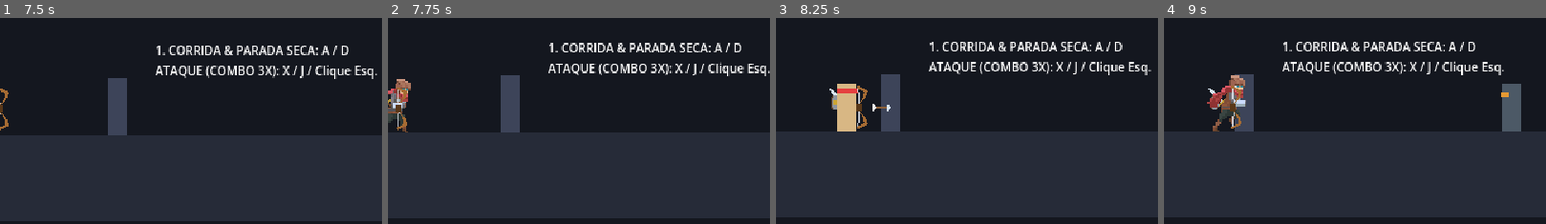
Above: before the commit, frames 1-4 (left to right).
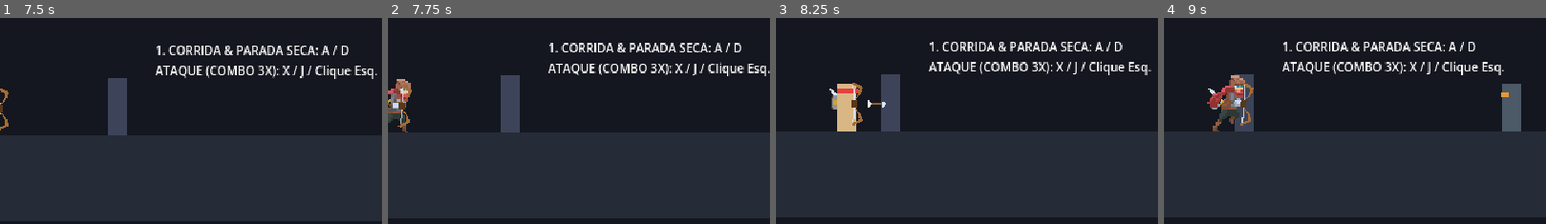
Above: after the commit, the same moments.

Repository: Theadrill/Godot-Roguelike-Prototype
Game: Godot game, scene res://src/world/movement_gym.tscn
Two runs of this game, one before a commit and one after it. Both use one fixed random seed, a clock stepped at 60 frames per second and the inputs below.
Inputs (mouse positions are % of the whole screen's width and height, from its top left):
- Up to frame 1 (7.5 s): tap A (move_left) at 0.5, 1.25, 2, 3.5, 4.25 s; move the mouse to (72, 47) at 0.52 s; press the mouse at (72, 47) at 0.53 s; hold D (move_right) 0.53-2.03 s; tap Space (jump) at 0.77, 1.52, 3.02, 3.77, 4.52, 6.02, 6.77 s; move the mouse to (30, 57) at 1.27 s; release the mouse at (30, 57) at 1.28 s; right-click (30, 57) at 1.35 s; move the mouse to (60, 29) at 2.02 s; hold A (move_left) 2.03-2.78 s; tap Q (heal) at 2.1 s; move the mouse to (45, 73) at 2.77 s; hold D (move_right) 2.78-4.28 s; tap E (interact) at 2.85 s; click (45, 73) at 2.92 s; move the mouse to (80, 68) at 3.52 s; hold Keypad 2 (look_down) 3.53-4.28 s; move the mouse to (20, 36) at 4.27 s; hold A (move_left) 4.28-5.03 s; tap Keypad 4 (look_left) at 4.35 s; move the mouse to (55, 52) at 5.02 s; hold D (move_right) 5.03-5.78 s; tap Keypad 6 (look_right) at 5.1 s; click (55, 52) at 5.17 s; move the mouse to (35, 26) at 5.77 s; hold A (move_left) 5.78-7.28 s; tap Keypad 8 (look_up) at 5.85 s; move the mouse to (72, 47) at 6.52 s; hold Shift (roll) 6.53-7.28 s; move the mouse to (30, 57) at 7.27 s; hold D (move_right) from 7.28 s (still down); tap 1 (swap_weapon) at 7.35 s; click (30, 57) at 7.42 s
- Up to frame 2 (7.75 s): keep holding D (move_right); tap Space (jump) at 7.52 s
- Up to frame 3 (8.25 s): keep holding D (move_right); move the mouse to (60, 29) at 8.02 s; tap J at 8.1 s
- Up to frame 4 (9 s): keep holding D (move_right); move the mouse to (45, 73) at 8.77 s; tap K at 8.85 s
The pictures show only the part of the screen within x 47-97%, y 41-91%; the shares and areas given below are measured in that part.

Frame 1 is identical in both runs. In frame 2, 0.4% of the frame differs, in the area x 2-7%, y 32-55%; in frame 3, 0.6%, in the area x 19-30%, y 31-54%; in frame 4, 0.5%.

Commit message:
feat(calibration): fine-tune weapon socket profiles (axe, bow, crossbow, dagger, hammer, staff)

Diff:
--- a/src/entities/equipment/socket_profiles/axe.tres
+++ b/src/entities/equipment/socket_profiles/axe.tres
@@ -13,18 +13,18 @@
 idle_2_rot = -175.0
 idle_3_pos = Vector2(-16.999998, -15)
 idle_3_rot = -175.0
-run_0_pos = Vector2(7, -22)
-run_0_rot = -50.0
-run_1_pos = Vector2(7, -22)
-run_1_rot = -50.0
-run_2_pos = Vector2(7, -22)
-run_2_rot = -50.0
-run_3_pos = Vector2(7, -22)
-run_3_rot = -50.0
-run_4_pos = Vector2(7, -22)
-run_4_rot = -50.0
-run_5_pos = Vector2(7, -22)
-run_5_rot = -50.0
+run_0_pos = Vector2(17.000002, -23.000004)
+run_0_rot = -68.299995
+run_1_pos = Vector2(11, -22)
+run_1_rot = -68.29999
+run_2_pos = Vector2(5, -21)
+run_2_rot = -57.3
+run_3_pos = Vector2(-4.9999995, -26.000002)
+run_3_rot = 12.099999
+run_4_pos = Vector2(3, -22)
+run_4_rot = -42.699997
+run_5_pos = Vector2(11, -20)
+run_5_rot = -68.29999
 jump_0_pos = Vector2(7, -22)
 jump_0_rot = -50.0
 jump_1_pos = Vector2(7, -24)
@@ -114,5 +114,35 @@
 "flip_h": true,
 "flip_v": false,
 "z_index": 2
+},
+"run_0": {
+"flip_h": false,
+"flip_v": true,
+"z_index": 2
+},
+"run_1": {
+"flip_h": false,
+"flip_v": true,
+"z_index": 2
+},
+"run_2": {
+"flip_h": false,
+"flip_v": true,
+"z_index": 2
+},
+"run_3": {
+"flip_h": false,
+"flip_v": true,
+"z_index": 2
+},
+"run_4": {
+"flip_h": false,
+"flip_v": true,
+"z_index": 2
+},
+"run_5": {
+"flip_h": false,
+"flip_v": true,
+"z_index": 2
 }
 }
--- a/src/entities/equipment/socket_profiles/bow.tres
+++ b/src/entities/equipment/socket_profiles/bow.tres
@@ -13,12 +13,18 @@
 idle_2_rot = 0.0
 idle_3_pos = Vector2(9, -19)
 idle_3_rot = 0.0
-run_0_rot = 0.0
-run_1_rot = 0.0
-run_2_rot = 0.0
-run_3_rot = 0.0
-run_4_rot = 0.0
-run_5_rot = 0.0
+run_0_pos = Vector2(15, -23)
+run_0_rot = 3.6999996
+run_1_pos = Vector2(9, -22)
+run_1_rot = 3.6999998
+run_2_pos = Vector2(5.0000005, -21)
+run_2_rot = 14.599999
+run_3_pos = Vector2(-4, -26.000002)
+run_3_rot = 80.399994
+run_4_pos = Vector2(1.999999, -23)
+run_4_rot = 25.599998
+run_5_pos = Vector2(9, -20)
+run_5_rot = 7.2999997
 jump_0_rot = 0.0
 jump_1_pos = Vector2(6, -22)
 jump_1_rot = -10.0
@@ -98,5 +104,35 @@
 },
 "idle_3": {
 "z_index": 2
+},
+"run_0": {
+"flip_h": false,
+"flip_v": true,
+"z_index": 2
+},
+"run_1": {
+"flip_h": false,
+"flip_v": true,
+"z_index": 2
+},
+"run_2": {
+"flip_h": false,
+"flip_v": true,
+"z_index": 2
+},
+"run_3": {
+"flip_h": false,
+"flip_v": true,
+"z_index": 2
+},
+"run_4": {
+"flip_h": false,
+"flip_v": true,
+"z_index": 2
+},
+"run_5": {
+"flip_h": false,
+"flip_v": true,
+"z_index": 2
 }
 }
--- a/src/entities/equipment/socket_profiles/crossbow.tres
+++ b/src/entities/equipment/socket_profiles/crossbow.tres
@@ -5,26 +5,26 @@
 [resource]
 script = ExtResource("1_script")
 profile_name = "crossbow"
-idle_0_pos = Vector2(6, -18)
-idle_0_rot = 0.0
-idle_1_pos = Vector2(6, -18)
-idle_1_rot = 0.0
-idle_2_pos = Vector2(6, -18)
-idle_2_rot = 0.0
-idle_3_pos = Vector2(6, -18)
-idle_3_rot = 0.0
-run_0_pos = Vector2(6, -18)
-run_0_rot = 0.0
-run_1_pos = Vector2(6, -18)
-run_1_rot = 0.0
-run_2_pos = Vector2(6, -18)
-run_2_rot = 0.0
-run_3_pos = Vector2(6, -18)
-run_3_rot = 0.0
-run_4_pos = Vector2(6, -18)
-run_4_rot = 0.0
-run_5_pos = Vector2(6, -18)
-run_5_rot = 0.0
+idle_0_pos = Vector2(-14, -15)
+idle_0_rot = 90.0
+idle_1_pos = Vector2(-14, -16)
+idle_1_rot = 93.69999
+idle_2_pos = Vector2(-16, -15)
+idle_2_rot = 100.99999
+idle_3_pos = Vector2(-16, -14)
+idle_3_rot = 97.299995
+run_0_pos = Vector2(15.999998, -24)
+run_0_rot = -7.2999997
+run_1_pos = Vector2(9.999997, -22)
+run_1_rot = -7.299999
+run_2_pos = Vector2(4.999997, -22)
+run_2_rot = 7.2999997
+run_3_pos = Vector2(-4.000004, -26)
+run_3_rot = 43.899998
+run_4_pos = Vector2(2.999996, -23.000004)
+run_4_rot = 7.2999997
+run_5_pos = Vector2(9.999997, -20)
+run_5_rot = -3.6
 jump_0_pos = Vector2(6, -18)
 jump_0_rot = 0.0
 jump_1_rot = -10.0
@@ -67,23 +67,87 @@
 double_jump_3_rot = 0.0
 back_frames = {
 "idle_0": {
+"flip_h": false,
+"flip_v": true,
 "pos": Vector2(-1.999999, -13.999995),
 "rot": 0.0,
-"visible": true
+"visible": true,
+"z_index": -2
 },
 "idle_1": {
+"flip_h": false,
+"flip_v": true,
 "pos": Vector2(-1.999999, -13.999995),
 "rot": 0.0,
-"visible": true
+"visible": true,
+"z_index": -2
 },
 "idle_2": {
+"flip_h": false,
+"flip_v": true,
 "pos": Vector2(-1.999999, -14.999995),
 "rot": 0.0,
-"visible": true
+"visible": true,
+"z_index": -2
 },
 "idle_3": {
+"flip_h": false,
+"flip_v": true,
 "pos": Vector2(-2.0000002, -14),
 "rot": 0.0,
-"visible": true
+"visible": true,
+"z_index": -2
 }
 }
+hand_frames = {
+"idle_0": {
+"flip_h": false,
+"flip_v": true,
+"z_index": 2
+},
+"idle_1": {
+"flip_h": false,
+"flip_v": true,
+"z_index": 2
+},
+"idle_2": {
+"flip_h": false,
+"flip_v": true,
+"z_index": 2
+},
+"idle_3": {
+"flip_h": false,
+"flip_v": true,
+"z_index": 2
+},
+"run_0": {
+"flip_h": false,
+"flip_v": true,
+"z_index": 2
+},
+"run_1": {
+"flip_h": false,
+"flip_v": true,
+"z_index": 2
+},
+"run_2": {
+"flip_h": false,
+"flip_v": true,
+"z_index": 2
+},
+"run_3": {
+"flip_h": false,
+"flip_v": true,
+"z_index": 2
+},
+"run_4": {
+"flip_h": false,
+"flip_v": true,
+"z_index": 2
+},
+"run_5": {
+"flip_h": false,
+"flip_v": true,
+"z_index": 2
+}
+}
--- a/src/entities/equipment/socket_profiles/dagger.tres
+++ b/src/entities/equipment/socket_profiles/dagger.tres
@@ -13,18 +13,18 @@
 idle_2_rot = 204.99997
 idle_3_pos = Vector2(-18.000002, -16)
 idle_3_rot = 204.99998
-run_0_pos = Vector2(5, -18)
-run_0_rot = -20.0
-run_1_pos = Vector2(5, -18)
-run_1_rot = -20.0
-run_2_pos = Vector2(5, -18)
-run_2_rot = -20.0
-run_3_pos = Vector2(5, -18)
-run_3_rot = -20.0
-run_4_pos = Vector2(5, -18)
-run_4_rot = -20.0
-run_5_pos = Vector2(5, -18)
-run_5_rot = -20.0
+run_0_pos = Vector2(17, -23)
+run_0_rot = -261.2
+run_1_pos = Vector2(10, -22)
+run_1_rot = -261.2
+run_2_pos = Vector2(4, -20)
+run_2_rot = -231.99998
+run_3_pos = Vector2(-4.999999, -25)
+run_3_rot = -221.0
+run_4_pos = Vector2(3, -22)
+run_4_rot = -242.89998
+run_5_pos = Vector2(10, -20.000002)
+run_5_rot = -261.2
 jump_0_pos = Vector2(5, -18)
 jump_0_rot = -20.0
 jump_1_pos = Vector2(5, -20)
@@ -97,3 +97,35 @@
 "z_index": 1
 }
 }
+hand_frames = {
+"run_0": {
+"flip_h": false,
+"flip_v": true,
+"z_index": 2
+},
+"run_1": {
+"flip_h": false,
+"flip_v": true,
+"z_index": 2
+},
+"run_2": {
+"flip_h": false,
+"flip_v": true,
+"z_index": 2
+},
+"run_3": {
+"flip_h": false,
+"flip_v": true,
+"z_index": 2
+},
+"run_4": {
+"flip_h": false,
+"flip_v": true,
+"z_index": 2
+},
+"run_5": {
+"flip_h": false,
+"flip_v": true,
+"z_index": 2
+}
+}
--- a/src/entities/equipment/socket_profiles/hammer.tres
+++ b/src/entities/equipment/socket_profiles/hammer.tres
@@ -13,18 +13,18 @@
 idle_2_rot = -230.0
 idle_3_pos = Vector2(-14, -17.000002)
 idle_3_rot = -230.0
-run_0_pos = Vector2(7, -22)
-run_0_rot = -50.0
-run_1_pos = Vector2(7, -22)
-run_1_rot = -50.0
-run_2_pos = Vector2(7, -22)
-run_2_rot = -50.0
-run_3_pos = Vector2(7, -22)
-run_3_rot = -50.0
-run_4_pos = Vector2(7, -22)
-run_4_rot = -50.0
-run_5_pos = Vector2(7, -22)
-run_5_rot = -50.0
+run_0_pos = Vector2(17, -22.000002)
+run_0_rot = -79.299995
+run_1_pos = Vector2(10, -21.000002)
+run_1_rot = -68.29999
+run_2_pos = Vector2(5, -20.000002)
+run_2_rot = -68.29999
+run_3_pos = Vector2(-5, -24.999998)
+run_3_rot = -24.4
+run_4_pos = Vector2(2, -22.000002)
+run_4_rot = -49.999996
+run_5_pos = Vector2(10, -20)
+run_5_rot = -68.299995
 jump_0_pos = Vector2(7, -22)
 jump_0_rot = -50.0
 jump_1_pos = Vector2(7, -24)
@@ -93,3 +93,35 @@
 "visible": true
 }
 }
+hand_frames = {
+"run_0": {
+"flip_h": false,
+"flip_v": true,
+"z_index": 2
+},
+"run_1": {
+"flip_h": false,
+"flip_v": true,
+"z_index": 2
+},
+"run_2": {
+"flip_h": false,
+"flip_v": true,
+"z_index": 2
+},
+"run_3": {
+"flip_h": false,
+"flip_v": true,
+"z_index": 2
+},
+"run_4": {
+"flip_h": false,
+"flip_v": true,
+"z_index": 2
+},
+"run_5": {
+"flip_h": false,
+"flip_v": true,
+"z_index": 2
+}
+}
--- a/src/entities/equipment/socket_profiles/staff.tres
+++ b/src/entities/equipment/socket_profiles/staff.tres
@@ -13,18 +13,18 @@
 idle_2_rot = 10.999998
 idle_3_pos = Vector2(-17.999998, -15)
 idle_3_rot = 10.999999
-run_0_pos = Vector2(6, -22)
-run_0_rot = -40.0
-run_1_pos = Vector2(6, -22)
-run_1_rot = -40.0
-run_2_pos = Vector2(6, -22)
-run_2_rot = -40.0
-run_3_pos = Vector2(6, -22)
-run_3_rot = -40.0
-run_4_pos = Vector2(6, -22)
-run_4_rot = -40.0
-run_5_pos = Vector2(6, -22)
-run_5_rot = -40.0
+run_0_pos = Vector2(16, -22)
+run_0_rot = -72.9
+run_1_pos = Vector2(9, -20.000004)
+run_1_rot = -76.49999
+run_2_pos = Vector2(2.999999, -20)
+run_2_rot = -39.999996
+run_3_pos = Vector2(-5, -25.999998)
+run_3_rot = -3.4999998
+run_4_pos = Vector2(1.999999, -21)
+run_4_rot = -39.999996
+run_5_pos = Vector2(9, -18.000002)
+run_5_rot = -76.49999
 jump_0_pos = Vector2(6, -22)
 jump_0_rot = -40.0
 jump_1_pos = Vector2(6, -24)
@@ -101,5 +101,35 @@
 },
 "idle_3": {
 "z_index": 2
+},
+"run_0": {
+"flip_h": false,
+"flip_v": true,
+"z_index": -1
+},
+"run_1": {
+"flip_h": false,
+"flip_v": true,
+"z_index": 2
+},
+"run_2": {
+"flip_h": false,
+"flip_v": true,
+"z_index": 2
+},
+"run_3": {
+"flip_h": false,
+"flip_v": true,
+"z_index": 2
+},
+"run_4": {
+"flip_h": false,
+"flip_v": true,
+"z_index": 2
+},
+"run_5": {
+"flip_h": false,
+"flip_v": true,
+"z_index": 2
 }
 }
--- a/src/tools/weapon_socket_calibrator.tscn
+++ b/src/tools/weapon_socket_calibrator.tscn
@@ -5,14 +5,13 @@
 
 [node name="WeaponSocketCalibrator" type="Node2D" unique_id=1073998046]
 script = ExtResource("1_calibrator")
-selected_animation = "run"
-current_frame = 5
+selected_animation = "crouch"
 reference_secondary_weapon = "none"
-socket_position = Vector2(11, -22)
-socket_rotation = -67.9
+socket_position = Vector2(6, -12)
+socket_rotation = -34.999996
 socket_flip_v = true
 socket_z_index = 2
-status_message = "SUCESSO! Salvo em sword.tres (Arma na Mão) -> [run Frame 5] (Pos: (11.000000, -22.000000), Rot: -67.9°, Z: 2, FlipH: false, FlipV: true)"
+status_message = "sword [Arma na Mão (MainHandSocket)] -> crouch Frame 0 (Z: 2, FlipH: false, FlipV: true)"
 
 [node name="GroundFloorRef" type="Line2D" parent="." unique_id=462095390]
 points = PackedVector2Array(-60, 0, 60, 0)
@@ -26,14 +25,12 @@
 [node name="CharacterSprite" type="AnimatedSprite2D" parent="Visual" unique_id=1527574964]
 position = Vector2(-2, -29)
 sprite_frames = ExtResource("2_player_frames")
-animation = &"run"
-frame = 5
+animation = &"crouch"
 metadata/_edit_lock_ = true
 
 [node name="BackSocketWeapon" type="Marker2D" parent="Visual" unique_id=1247055997]
 z_index = -2
-position = Vector2(-6, -24)
-rotation = -3.054326
+position = Vector2(-1.999999, -13.999995)
 
 [node name="BackSocketShield" type="Marker2D" parent="Visual" unique_id=189514163]
 z_index = -2
@@ -41,9 +38,9 @@
 
 [node name="MainHandSocket" type="Marker2D" parent="Visual" unique_id=1037091576]
 z_index = 2
-position = Vector2(11, -22)
-rotation = -1.1850786
+position = Vector2(6, -12)
+rotation = -0.61086524
 
 [node name="OffHandSocket" type="Marker2D" parent="Visual" unique_id=987162534]
 z_index = 2
-position = Vector2(7, -19)
+position = Vector2(7, -12)
